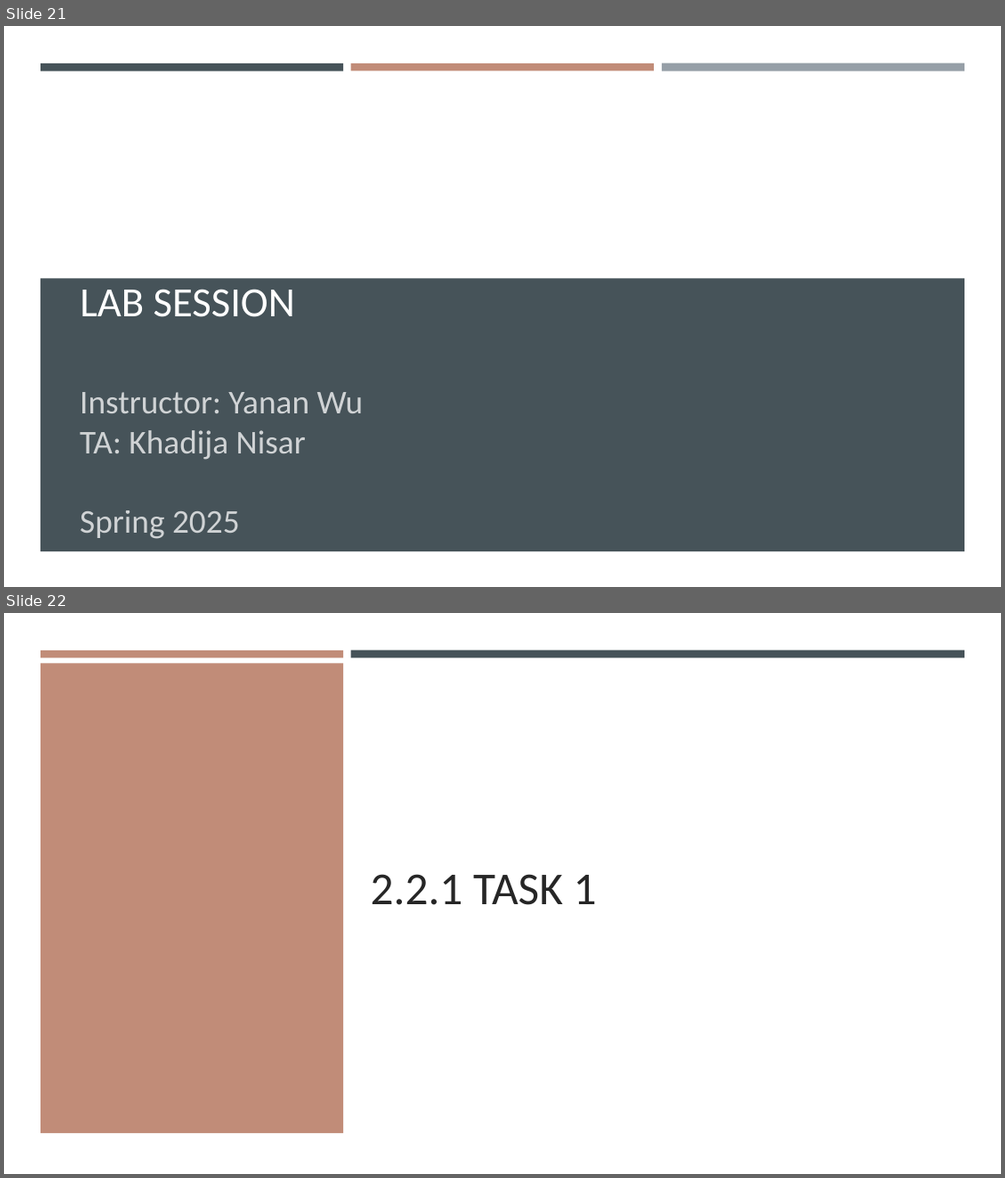
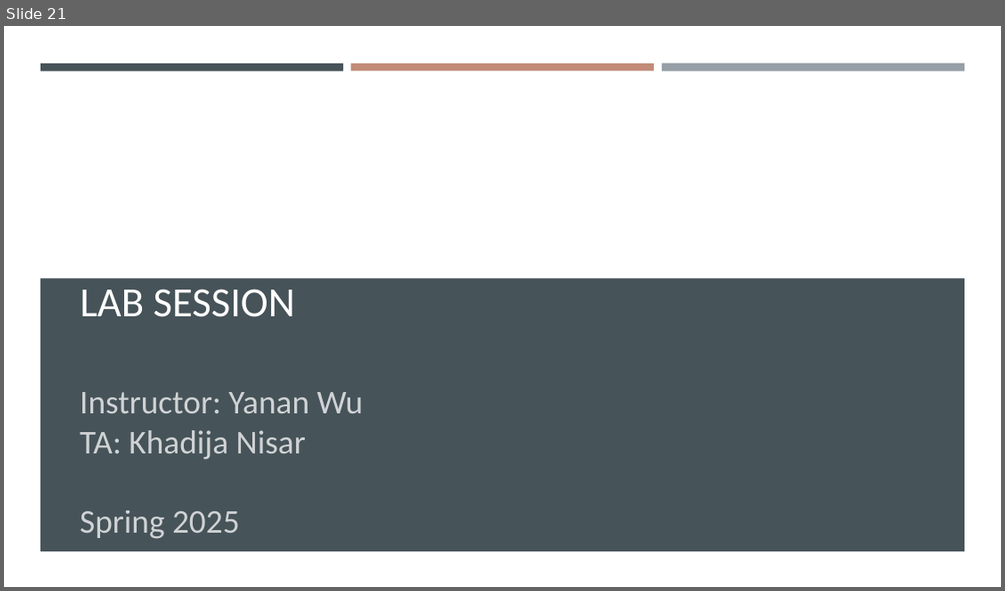
Before and after one commit to gisynw/geog-247, a slide deck: docs/Lectures/Week02/Week02_InferentialStas.pptx. Shown one above the other, each under a label of ours: slides 21 and 22 before the commit, slide 21 after it. The pictures are 1005x1178 and 1005x591 pixels, drawn with LibreOffice and Linux fonts; fonts in the diff are those of the drawing; background and template pictures are left out. Boxes give left, top, right and bottom in pixels: in the first picture for what was removed or moved away, otherwise in the second. Text is boxed around its words. In the diff, an @@ line names an element or a change of style, - is before the commit and + after.

```diff
--- a/docs/Lectures/Week02/Week02_InferentialStas.pptx
+++ b/docs/Lectures/Week02/Week02_InferentialStas.pptx
@@ slide 22 removed at (x1=4, y1=613, x2=1001, y2=1174), background #FFFFFF @@
@@ rectangle removed at (x1=4, y1=613, x2=1001, y2=1174) @@
@@ rectangle removed at (x1=40, y1=650, x2=343, y2=657) @@
@@ rectangle removed at (x1=40, y1=663, x2=343, y2=1133) @@
@@ rectangle removed at (x1=351, y1=650, x2=965, y2=657) @@
@@ title removed at (x1=371, y1=874, x2=597, y2=905) @@
-2.2.1 TASK 1
```
Also in this commit, not shown: 1 other slide removed, 10 other files.
